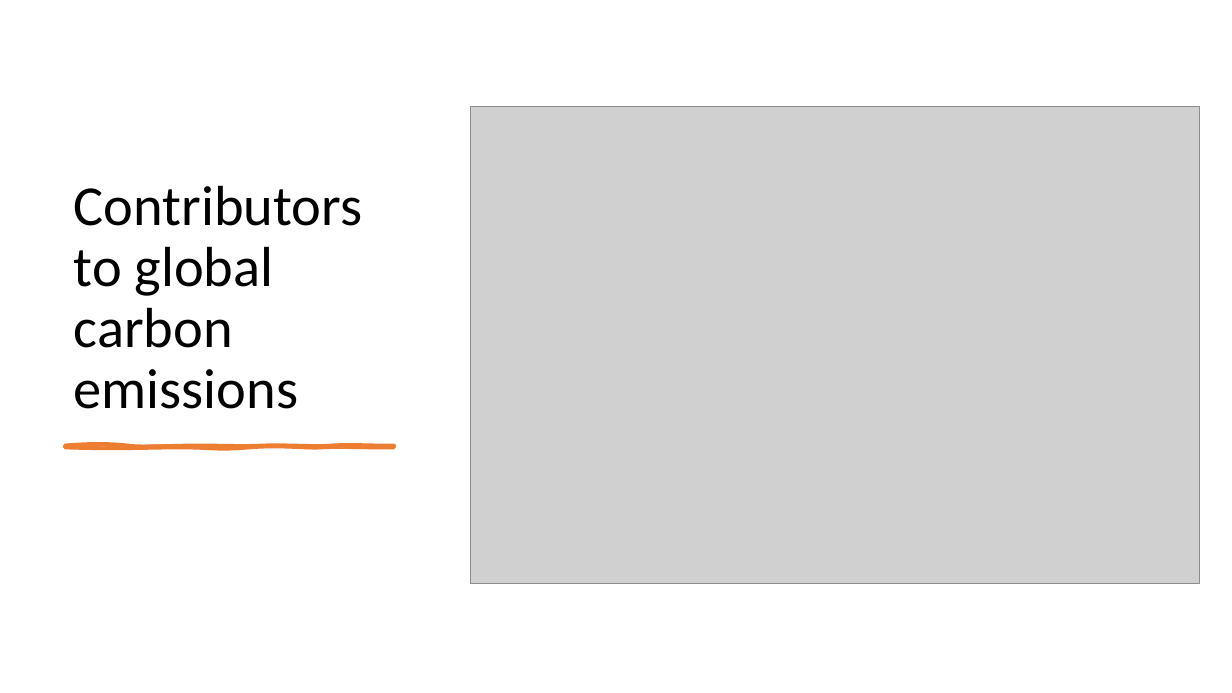
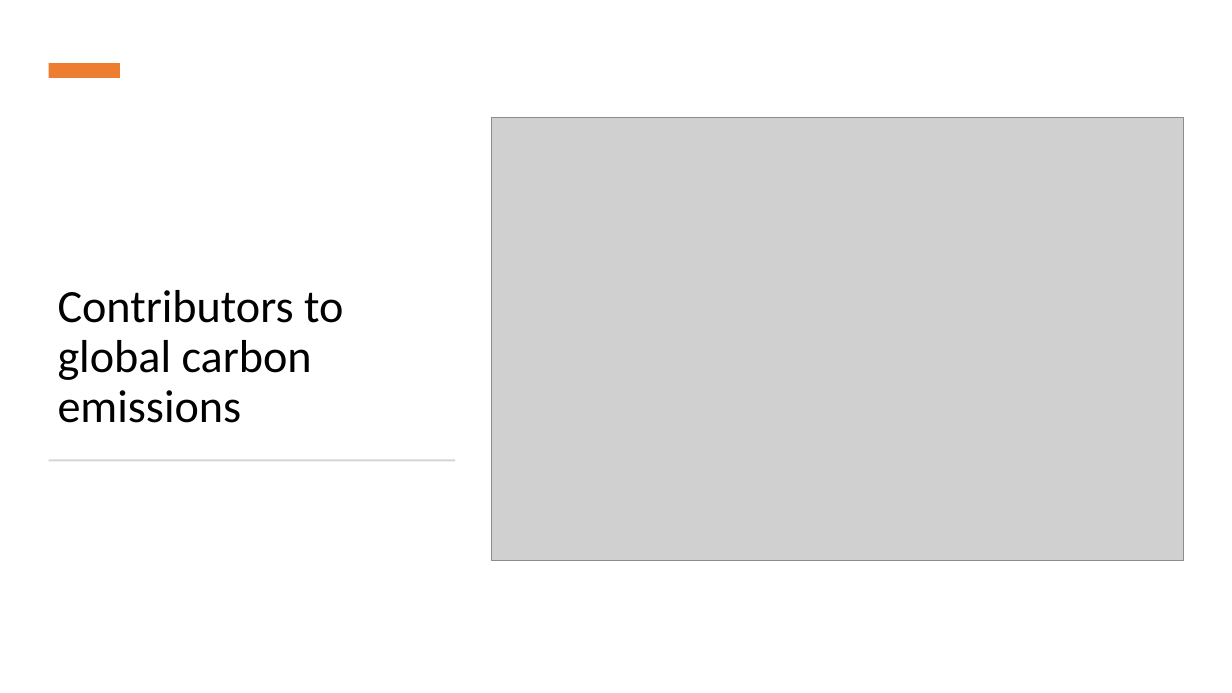
Before and after one commit to danilogiarlini/Global-CO2-Emission-Forecasting, a slide deck: slide 3 of Visualization/GlobalCO2Emission.pptx. Drawn at 1232x693 pixels with LibreOffice and Linux fonts; fonts in the diff are those of the drawing; grey boxes stand for pictures. Boxes give left, top, right and bottom in pixels: in the first picture for what was removed or moved away, otherwise in the second. Text is boxed around its words. In the diff, an @@ line names an element or a change of style, - is before the commit and + after.

```diff
--- a/Visualization/GlobalCO2Emission.pptx
+++ b/Visualization/GlobalCO2Emission.pptx
@@ rectangle added at [49, 63, 120, 78], fill #ED7D31 @@
@@ text "Contributors to global carbon emissions": place and size @@
-text "Contributors to global carbon emissions" at [74, 185, 363, 409]
+text "Contributors to global carbon emissions" at [58, 290, 343, 423]
@@ text "Contributors to global carbon emissions" at [58, 290, 343, 423]: size 44 to 36 pt @@
@@ picture: place and size @@
-picture at [470, 107, 1200, 584]
+picture at [492, 118, 1184, 561]
@@ freeform shape removed at [65, 445, 394, 447] @@
@@ rectangle added at [49, 459, 456, 461], fill #D5D5D5 @@
```
Also in this commit, not shown: 11 other slides changed, 1 slide added, 1 slide removed, 5 other files.
